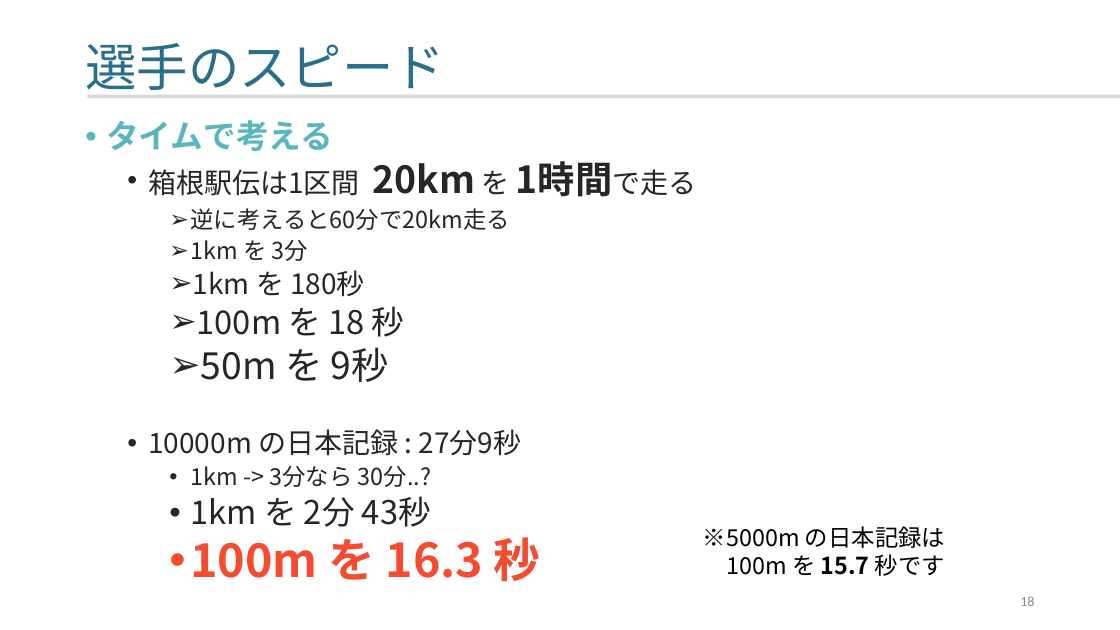
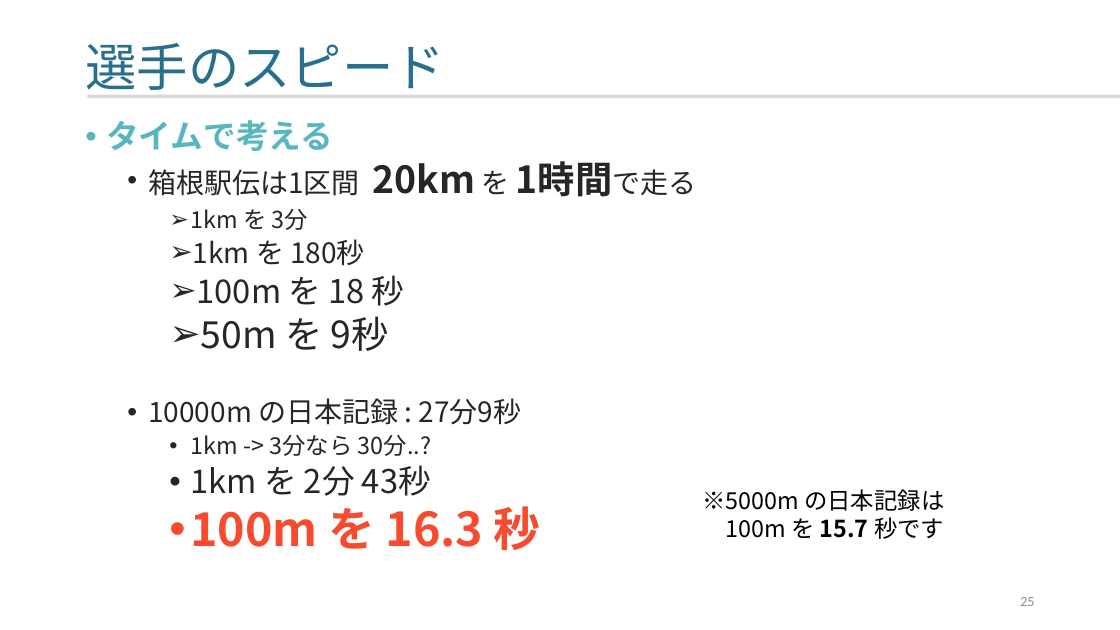
Before and after one commit to yamada-ai/java-prac, a slide deck: slide 25 of 2025_0131_箱根駅伝_aa.pptx (slide 18 before the commit). Drawn at 1120x630 pixels with LibreOffice and Linux fonts; fonts in the diff are those of the drawing. Boxes give left, top, right and bottom in pixels: in the first picture for what was removed or moved away, otherwise in the second. Text is boxed around its words. In the diff, an @@ line names an element or a change of style, - is before the commit and + after.

```diff
--- a/2025_0131_箱根駅伝_aa.pptx
+++ b/2025_0131_箱根駅伝_aa.pptx
@@ text at (x1=190, y1=208, x2=510, y2=230): paragraph removed @@
-    ➢ 逆に考えると60分で20km走る
@@ text "※5000m の日本記録は" moved from (x1=703, y1=526, x2=945, y2=576) to (x1=702, y1=489, x2=944, y2=539) @@
@@ page number at (x1=1020, y1=597, x2=1034, y2=606): text changed @@
-18
+25
```
Also in this commit, not shown: 12 other slides changed, 10 slides added.
